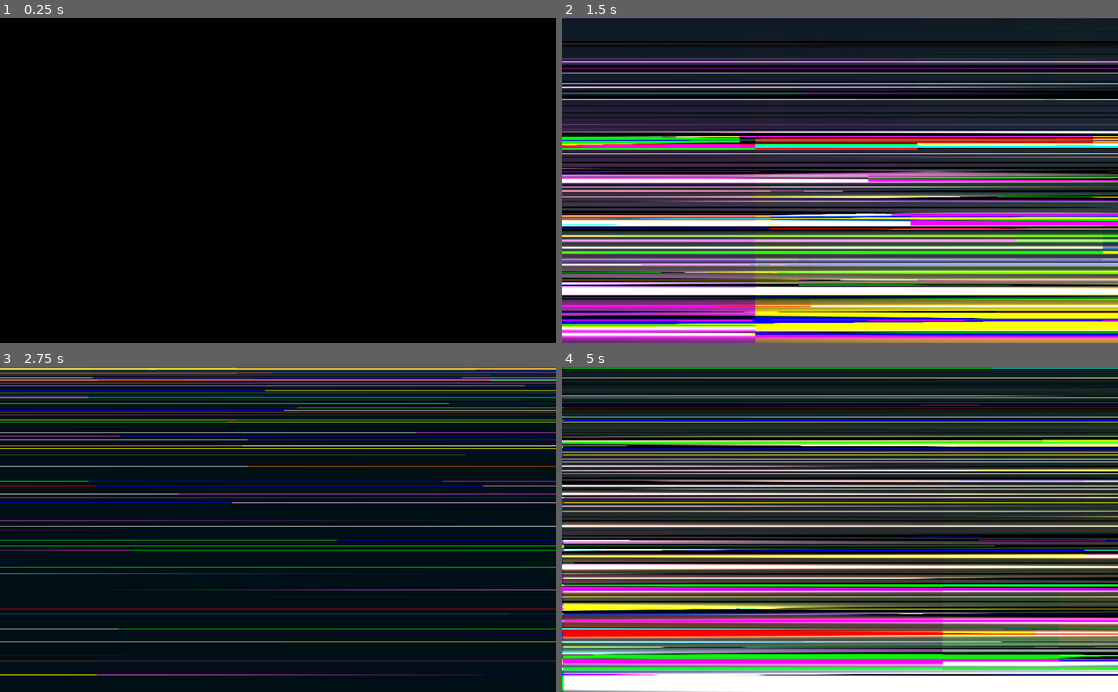
Above: before the commit, frames 1-4 (two rows, left to right).
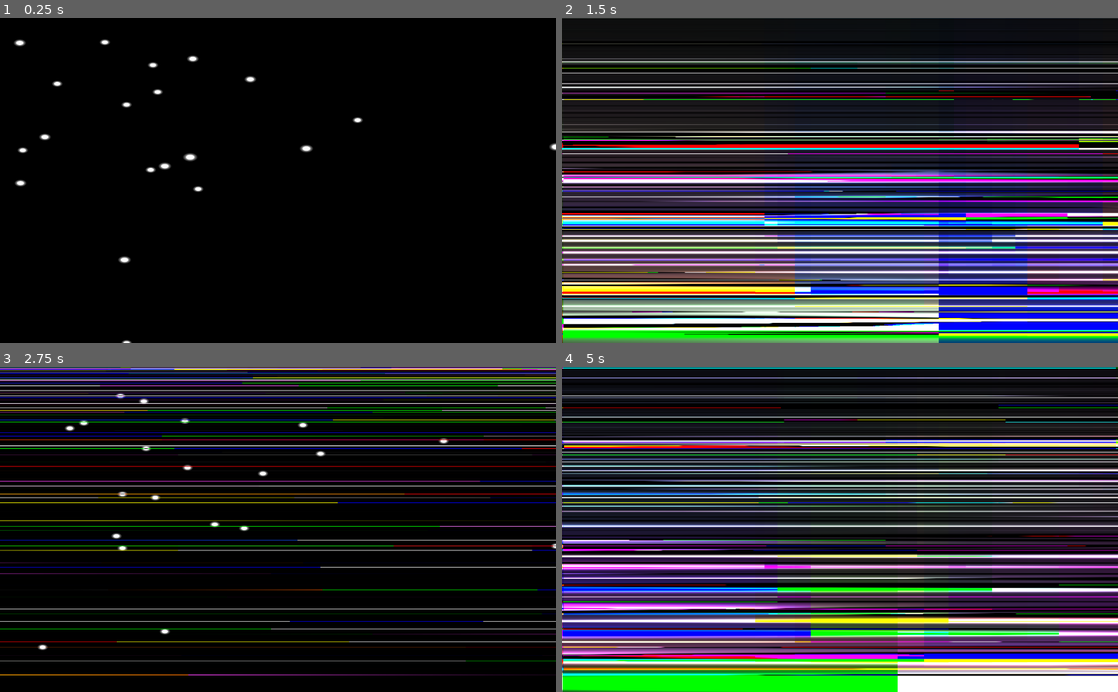
Above: after the commit, the same moments.

Repository: pigslyer/SlipspaceEscapades
Game: Godot game, scene res://Assets/Asset Scenes/SlipspaceBackground.tscn
The game is run twice, just before and just after one commit, with the same random seed, the same clock (stepped at 60 frames per second) and the same inputs. The project has no main scene, so this scene is started directly.
Inputs:
- Up to frame 1 (0.25 s): no input
- Up to frame 2 (1.5 s): tap Enter (ui_accept) at 0.5, 1.35 s; hold Enter (ui_accept) 0.53-1.28 s
- Up to frame 3 (2.75 s): tap Enter (ui_accept) at 1.52, 1.82 s; hold Enter (ui_accept) from 2.03 s (still down)
- Up to frame 4 (5 s): release Enter (ui_accept) at 2.78 s; tap Enter (ui_accept) at 2.85, 3.02, 3.32, 4.35, 4.52, 4.82 s; hold Enter (ui_accept) 3.53-4.28 s

The runs differ from the first frame. In frame 1, 0.6% of the frame differs, in the area x 2-100%, y 6-100%; in frame 2, 51%, in the area x 0-100%, y 0-100%; in frame 3, 19%; in frame 4, 47%.

Commit message:
added stars, slipspace background can now be turned off or on

Diff:
--- /dev/null
+++ b/Assets/Asset Scenes/RainbowStreamBackground.tres
@@ -0,0 +1,62 @@
+[gd_resource type="ShaderMaterial" load_steps=2 format=2]
+
+[sub_resource type="Shader" id=1]
+code = "shader_type canvas_item;
+
+uniform sampler2D streamData;
+uniform sampler2D streamColors;
+uniform int streamCount;
+uniform int streamLength;
+
+// for starting and stopping the effect
+uniform float heightMult;
+
+// time since effect started
+uniform float t0;
+
+float Time()
+{
+	return TIME - t0;
+}
+
+float GetDistance(vec2 uv, float height, float delay)
+{
+	return abs(uv.y - (height)) * heightMult;
+}
+
+vec4 GetColorAt(vec2 uv, int index)
+{
+	vec4 data = texelFetch(streamData, ivec2(index, 0), 0);
+
+	float height = data.x, delay = data.z, size = max(0.01, data.y + sin((Time() + uv.x) * data.a * height) * 0.05);
+	vec3 color = texelFetch(streamColors, ivec2( int((Time() + uv.x * delay) * float(streamLength)) % streamLength + index * streamLength, 0), 0).rgb;
+
+	float dist = GetDistance(uv, height, delay);
+	return vec4(color, max(0.0, ((size - dist) / dist) * 0.01));
+}
+
+void fragment()
+{
+	if (heightMult == 0.0)
+	{
+		discard;
+	}
+
+	vec4 color = vec4(0.0);
+	vec4 temp;
+
+	for (int i = 0; i < streamCount; i++)
+	{
+		temp = GetColorAt(UV, i);
+		color = mix(color, temp, temp.a);
+	}
+
+	COLOR = color;
+}"
+
+[resource]
+shader = SubResource( 1 )
+shader_param/streamCount = null
+shader_param/streamLength = null
+shader_param/heightMult = null
+shader_param/t0 = null
--- a/Assets/Asset Scenes/RainbowStreamShader.gd
+++ b/Assets/Asset Scenes/RainbowStreamShader.gd
@@ -9,8 +9,6 @@
 ];
 
 var _random := RandomNumberGenerator.new();
-
-var _isOn := false;
 
 export var StreamCount: int = 100;
 export var StreamLength: int = 5;
@@ -33,14 +31,11 @@
 	_m.set_shader_param("streamLength", StreamLength);
 	_m.set_shader_param("t0", Time.get_ticks_msec());
 
-	_isOn = false;
-
 	show();
 
-func ToggleOn():
+func SetOn(state: bool):
 	var tween := create_tween();
-	tween.tween_method(self,"HiIHaveNoPurposeBeingHere",1.0 if _isOn else 0.0, 0.0 if _isOn else 1.0, 2).set_trans(Tween.TRANS_SINE);
-	_isOn = !_isOn;
+	tween.tween_method(self,"HiIHaveNoPurposeBeingHere",1.0 if state else 0.0, 0.0 if state else 1.0, 2).set_trans(Tween.TRANS_SINE);
 
 func HiIHaveNoPurposeBeingHere(value: float):
 	_m.set_shader_param("heightMult",value);
--- a/Assets/Asset Scenes/SlipspaceBackground.gd
+++ b/Assets/Asset Scenes/SlipspaceBackground.gd
@@ -1,12 +1,29 @@
 extends Node2D
+
+var _isSlipspace: bool = false;
 
 func _ready():
 	StartShaders();
 
 func StartShaders() -> void:
 #	$StreamShader.StartStreams();
+	$StarryNight.GenerateStars();
 	$RainbowStreamShader.StartStreams();
 
 func _input(event):
 	if event.is_action_pressed("ui_accept"):
-		$RainbowStreamShader.ToggleOn();
+		SetSlipspace(!_isSlipspace);
+
+
+func SetSlipspace(state: bool):
+
+	if state != _isSlipspace:
+		_isSlipspace = state;
+
+		$RainbowStreamShader.SetOn(!state);
+
+		if state:
+			$StarryNight.RemoveStars();
+		else:
+			yield(get_tree().create_timer(2.0), "timeout");
+			$StarryNight.GenerateStars();
--- a/Assets/Asset Scenes/SlipspaceBackground.tscn
+++ b/Assets/Asset Scenes/SlipspaceBackground.tscn
@@ -1,66 +1,13 @@
-[gd_scene load_steps=8 format=2]
+[gd_scene load_steps=9 format=2]
 
 [ext_resource path="res://Assets/Asset Scenes/SineStreamShader.gd" type="Script" id=1]
 [ext_resource path="res://Assets/pixel.png" type="Texture" id=2]
 [ext_resource path="res://Assets/Asset Scenes/SineStreamShader.tres" type="Material" id=3]
 [ext_resource path="res://Assets/Asset Scenes/SlipspaceBackground.gd" type="Script" id=4]
 [ext_resource path="res://Assets/Asset Scenes/RainbowStreamShader.gd" type="Script" id=5]
-
-[sub_resource type="Shader" id=1]
-code = "shader_type canvas_item;
-
-uniform sampler2D streamData;
-uniform sampler2D streamColors;
-uniform int streamCount;
-uniform int streamLength;
-
-// for starting and stopping the effect
-uniform float heightMult;
-
-// time since effect started
-uniform float t0;
-
-float Time()
-{
-	return TIME - t0;
-}
-
-float GetDistance(vec2 uv, float height, float delay)
-{
-	return abs(uv.y - (height)) * heightMult;
-}
-
-vec4 GetColorAt(vec2 uv, int index)
-{
-	vec4 data = texelFetch(streamData, ivec2(index, 0), 0);
-
-	float height = data.x, delay = data.z, size = max(0.01, data.y + sin((Time() + uv.x) * data.a * height) * 0.05);
-	vec3 color = texelFetch(streamColors, ivec2( int((Time() + uv.x * delay) * float(streamLength)) % streamLength + index * streamLength, 0), 0).rgb;
-
-	float dist = GetDistance(uv, height, delay);
-	return vec4(color, max(0.0, ((size - dist) / dist) * 0.01));
-}
-
-void fragment()
-{
-	vec4 color = vec4(0.0);
-	vec4 temp;
-
-	for (int i = 0; i < streamCount; i++)
-	{
-		temp = GetColorAt(UV, i);
-		color = mix(color, temp, temp.a);
-	}
-
-	COLOR = color;
-}"
-
-[sub_resource type="ShaderMaterial" id=2]
-shader = SubResource( 1 )
-shader_param/streamCount = null
-shader_param/streamLength = null
-shader_param/heightMult = null
-shader_param/t0 = null
+[ext_resource path="res://Assets/Asset Scenes/RainbowStreamBackground.tres" type="Material" id=6]
+[ext_resource path="res://Assets/Asset Scenes/StarryNight.tres" type="Material" id=7]
+[ext_resource path="res://Assets/Asset Scenes/StarryNight.gd" type="Script" id=8]
 
 [node name="SlipspaceBackground" type="Node2D"]
 scale = Vector2( 1024, 600 )
@@ -69,10 +16,11 @@
 "_editor_description_": "you can set this to whatever size, it'll scale"
 }
 
-[node name="Sprite" type="Sprite" parent="."]
-modulate = Color( 0, 0.0627451, 0.0862745, 1 )
+[node name="StarryNight" type="Sprite" parent="."]
+material = ExtResource( 7 )
 texture = ExtResource( 2 )
 centered = false
+script = ExtResource( 8 )
 
 [node name="SineStreamShader" type="Sprite" parent="."]
 visible = false
@@ -88,7 +36,8 @@
 
 [node name="RainbowStreamShader" type="Sprite" parent="."]
 visible = false
-material = SubResource( 2 )
+material = ExtResource( 6 )
 texture = ExtResource( 2 )
 centered = false
 script = ExtResource( 5 )
+StreamLength = 10
--- /dev/null
+++ b/Assets/Asset Scenes/StarryNight.gd
@@ -0,0 +1,41 @@
+extends Sprite
+
+var _random := RandomNumberGenerator.new();
+
+export var StarCount: int = 20;
+
+onready var _m: ShaderMaterial = material as ShaderMaterial;
+
+func GenerateStars() -> void:
+	_random.randomize();
+
+	var data = [];
+
+	for i in StarCount:
+		AddStar(data, Vector2(_random.randfn(0.6, 0.2),_random.randfn(0.6, 0.2)),_random.randf_range(0.04, 0.1));
+
+	_m.set_shader_param("starData", ArrayToTexture(data));
+	_m.set_shader_param("starCount", data.size());
+
+
+func RemoveStars():
+	_m.set_shader_param("starCount", 0);
+
+func AddStar(array: Array, pos: Vector2, size: float) -> void:
+	array.append(Color(pos.x,pos.y,size, _random.randf_range(0, PI/2)));
+
+func ArrayToTexture(array: Array) -> Texture:
+	var image := Image.new();
+	image.create(array.size(), 1, false, Image.FORMAT_RGB8);
+
+	image.lock();
+
+	for i in array.size():
+		image.set_pixel(i, 0, array[i]);
+
+	image.unlock();
+
+	var tex := ImageTexture.new();
+	tex.create_from_image(image);
+
+	return tex;
--- /dev/null
+++ b/Assets/Asset Scenes/StarryNight.tres
@@ -0,0 +1,36 @@
+[gd_resource type="ShaderMaterial" load_steps=2 format=2]
+
+[sub_resource type="Shader" id=3]
+code = "shader_type canvas_item;
+
+uniform sampler2D starData;
+uniform int starCount;
+
+vec4 GetColorAt(vec2 uv, int index)
+{
+	vec4 data = texelFetch(starData, ivec2(index, 0), 0);
+
+	vec2 pos = data.xy;
+	float size = max(0.01,data.z + sin(TIME + data.a) * 0.005);
+
+	float dist = distance(uv, pos);
+
+	return vec4(vec3(1.0), max(0.0, (size - dist) / dist));
+}
+
+void fragment()
+{
+	vec4 color = vec2(0.0,1.0).xxxy, temp;
+
+	for (int i = 0; i < starCount; i++)
+	{
+		temp = GetColorAt(UV, i);
+		color = mix(color, temp, temp.a);
+	}
+
+	COLOR = color;
+}"
+
+[resource]
+shader = SubResource( 3 )
+shader_param/starCount = null
